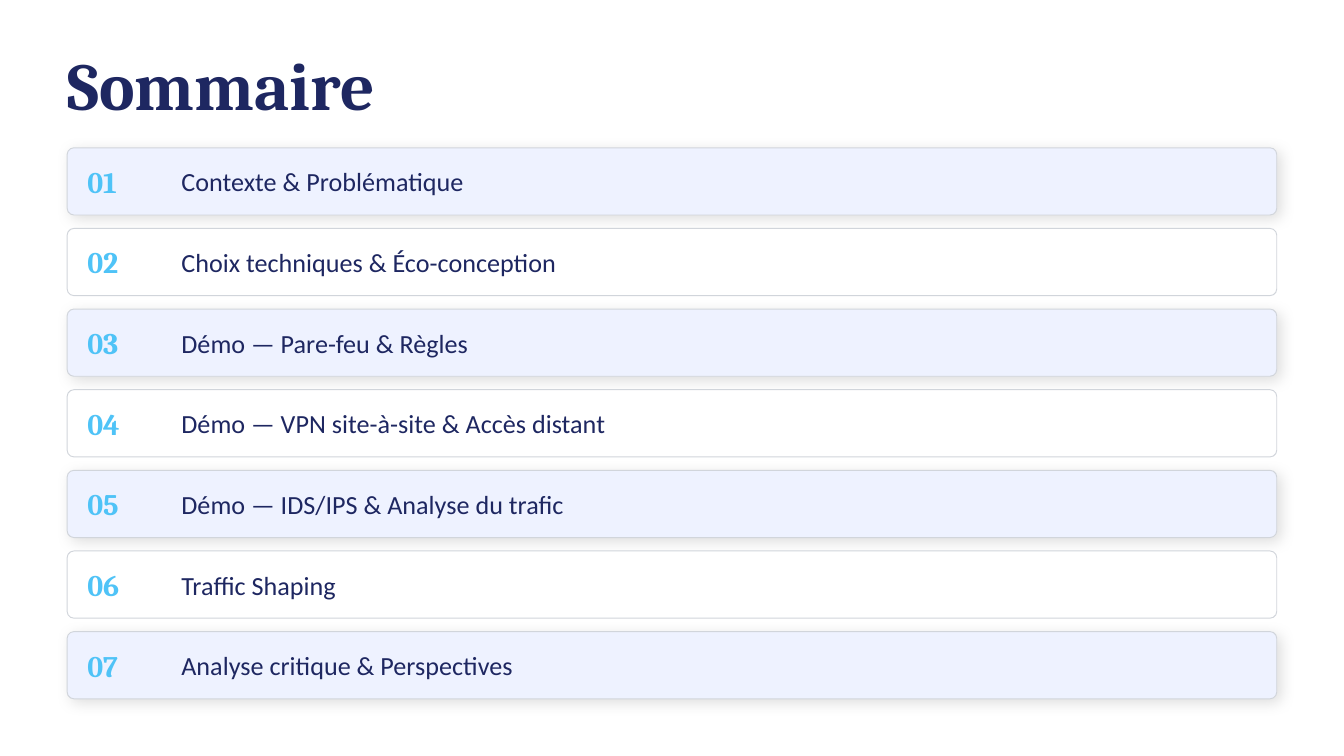
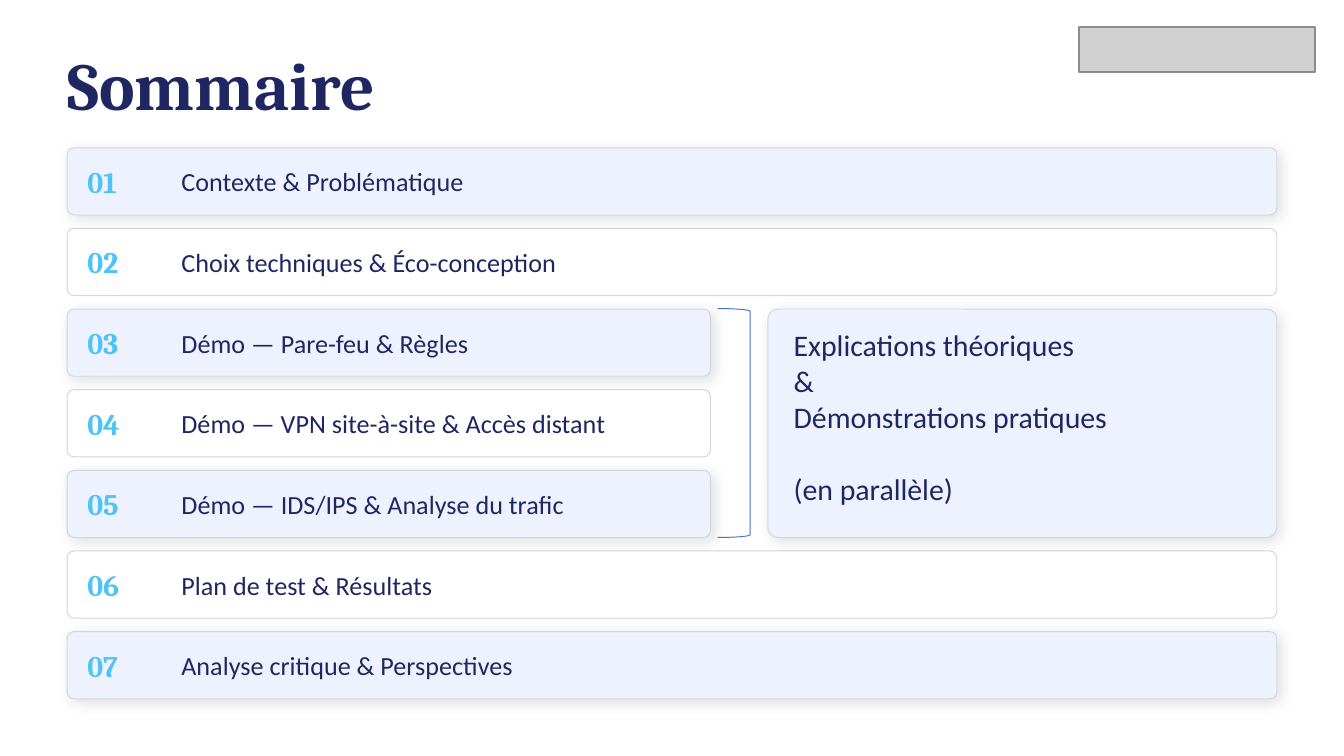
Before and after one commit to Adri1-rvt/ARCOS, a slide deck: slide 2 of ARCOS_Presentation.pptx. Drawn at 1344x756 pixels with LibreOffice and Linux fonts; fonts in the diff are those of the drawing; grey boxes stand for pictures. Boxes give left, top, right and bottom in pixels: in the first picture for what was removed or moved away, otherwise in the second. Text is boxed around its words. In the diff, an @@ line names an element or a change of style, - is before the commit and + after.

```diff
--- a/ARCOS_Presentation.pptx
+++ b/ARCOS_Presentation.pptx
@@ picture added at (x1=1079, y1=27, x2=1316, y2=73) @@
@@ rounded rectangle resized from (x1=67, y1=309, x2=1277, y2=376) to (x1=67, y1=309, x2=711, y2=376) @@
@@ right bracket added at (x1=718, y1=309, x2=750, y2=538), outline #4472C4 0.5 pt @@
@@ rounded rectangle added at (x1=767, y1=309, x2=1277, y2=538), fill #EEF2FF, outline #D1D5DB 0.5 pt @@
@@ text added at (x1=794, y1=335, x2=1107, y2=505), 16 pt, text #1E2761 @@
+Explications théoriques
+&
+Démonstrations pratiques
+(en parallèle)
@@ rounded rectangle resized from (x1=67, y1=390, x2=1277, y2=457) to (x1=67, y1=390, x2=711, y2=457) @@
@@ rounded rectangle resized from (x1=67, y1=470, x2=1277, y2=538) to (x1=67, y1=470, x2=711, y2=538) @@
@@ text at (x1=181, y1=577, x2=433, y2=595): text changed @@
-Traffic Shaping
+Plan de test & Résultats
```
Also in this commit, not shown: 13 other slides changed, 8 other files.
